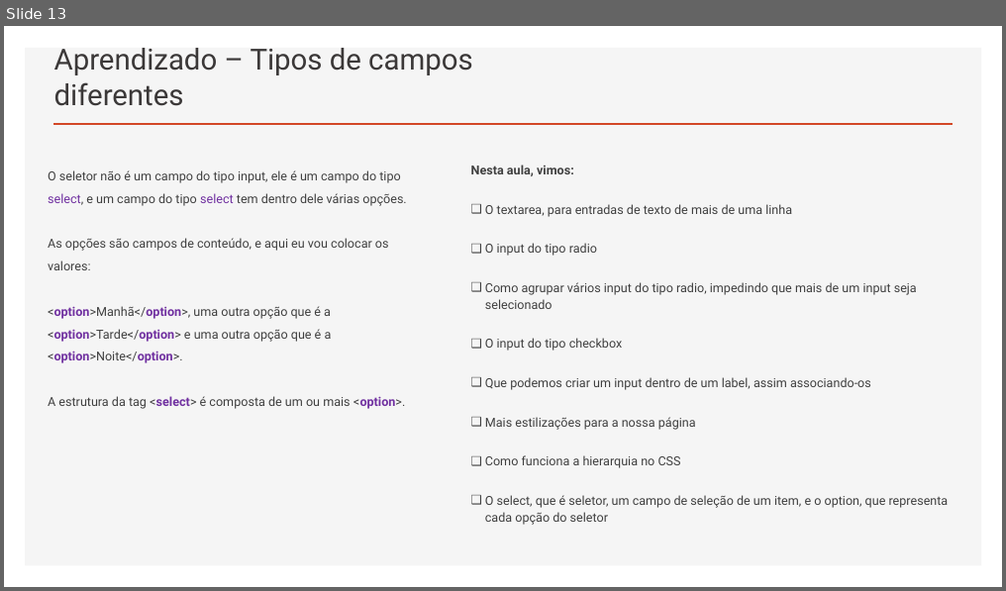
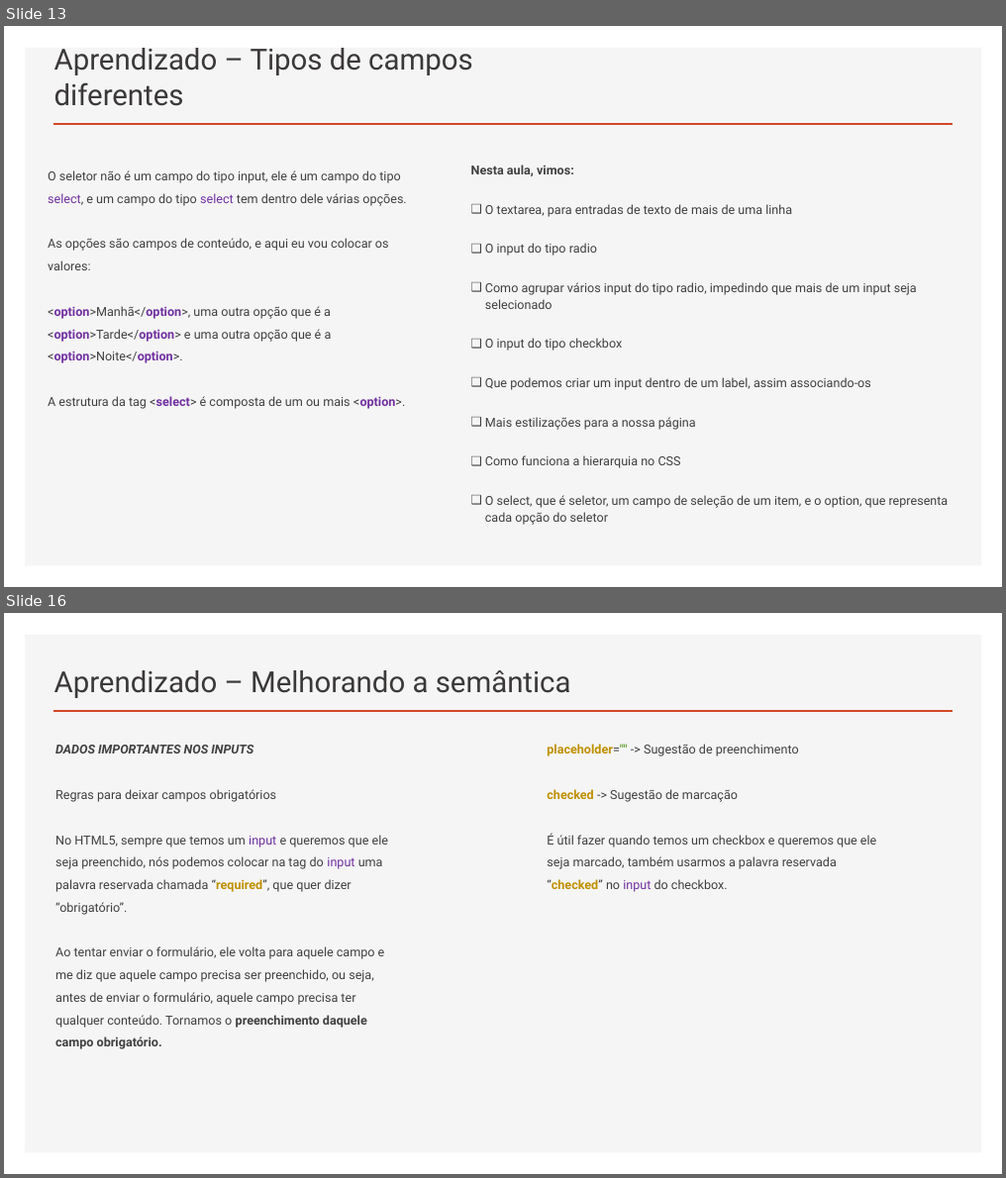
Before and after one commit to RaizaCirne/app-flex, a slide deck: Trilhas/[Iniciante em Programação T5 - ONE]/Material/05.HTML5_e_CSS3-parte_3.pptx. Shown one above the other, each under a label of ours: slide 13 before the commit, slides 13 and 16 after it; the slides between them are not shown. The pictures are 1006x591 and 1006x1178 pixels, drawn with LibreOffice and Linux fonts; fonts in the diff are those of the drawing. Boxes give left, top, right and bottom in pixels: in the first picture for what was removed or moved away, otherwise in the second. Text is boxed around its words. In the diff, an @@ line names an element or a change of style, - is before the commit and + after.

Commit message:
docs: finalizar ppt HTML5_e_CSS3-parte_3

```diff
--- a/Trilhas/[Iniciante em Programação T5 - ONE]/Material/05.HTML5_e_CSS3-parte_3.pptx
+++ b/Trilhas/[Iniciante em Programação T5 - ONE]/Material/05.HTML5_e_CSS3-parte_3.pptx
@@ slide 16 added at (4,613,1002,1174), background #FFFFFF; not listed: 2 template elements that a slide beside it also shows @@
@@ title added at (54,670,571,698), 28 pt, text #3B3838 @@
+Aprendizado – Melhorando a semântica
@@ text added at (55,745,388,1050), 12 pt, text #404040 @@
+DADOS IMPORTANTES NOS INPUTS
+Regras para deixar campos obrigatórios
+No HTML5, sempre que temos um input e queremos que ele seja preenchido, nós podemos colocar na tag do input uma palavra reservada chamada “required”, que quer dizer “obrigatório”.
+Ao tentar enviar o formulário, ele volta para aquele campo e me diz que aquele campo precisa ser preenchido, ou seja, antes de enviar o formulário, aquele campo precisa ter qualquer conteúdo. Tornamos o preenchimento daquele campo obrigatório.
@@ text added at (547,744,876,892), 12 pt, text #404040 @@
+placeholder="" -> Sugestão de preenchimento
+checked -> Sugestão de marcação
+É útil fazer quando temos um checkbox e queremos que ele seja marcado, também usarmos a palavra reservada “checked” no input do checkbox.
```
Also in this commit, not shown: 7 other slides added.
